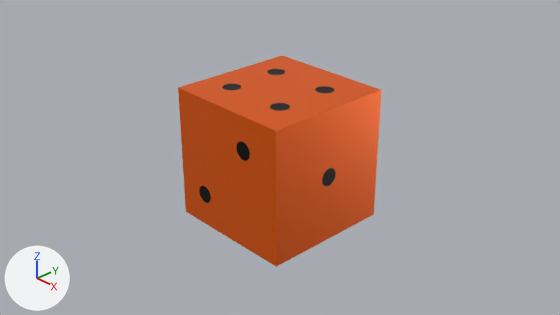
The Blender file assets/dice.blend, before and after one commit.
Camera for both pictures: the file's camera 'Camera'. Arrows for +X, +Y and +Z are at lower left; the lights stay in place.
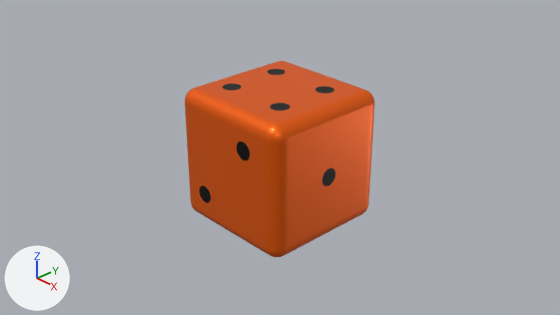
Boxes (x1, y1, x2, y2) around the edits, measured in the pictures (560 x 315 px):
'Cube', modifiers changed (6% narrower, 7% shorter)
    before: (178, 56, 381, 267)
    after: (185, 61, 375, 257)

The change, as a diff of the scene's bpy script:
```diff
--- a/assets/dice.blend.py
+++ b/assets/dice.blend.py
@@ ob_cube @@
 ob_cube.location = (0.0, 0.0, 0.0)
+_m = ob_cube.modifiers.new('Bevel', 'BEVEL')
+_m.width = 0.2
+_m.width_pct = 0.2
+_m.segments = 8
+_m.limit_method = 'NONE'
```
